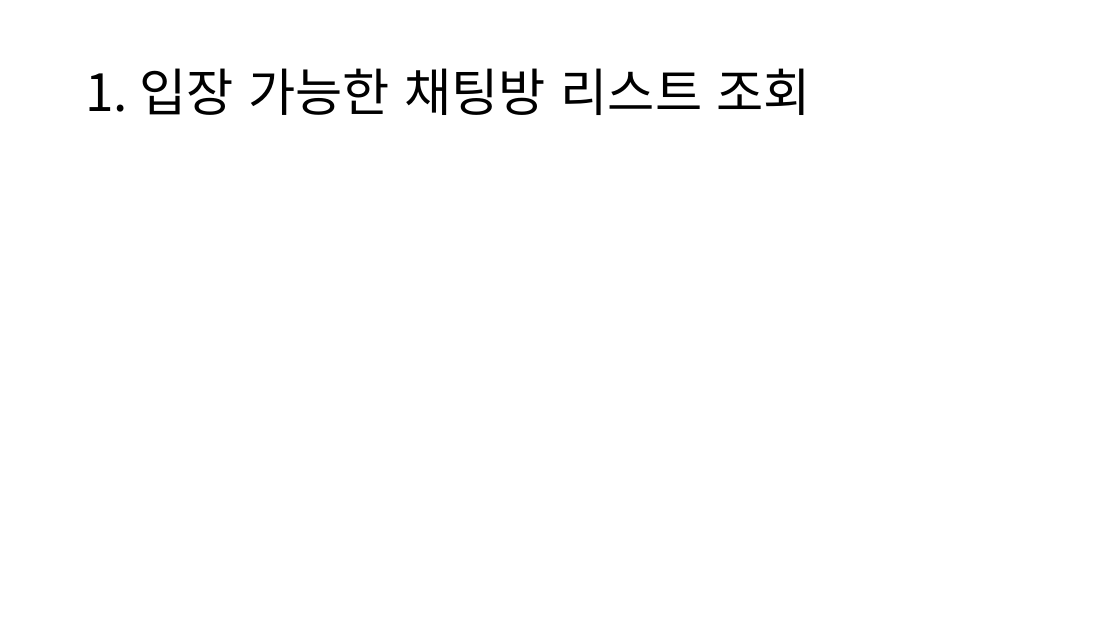
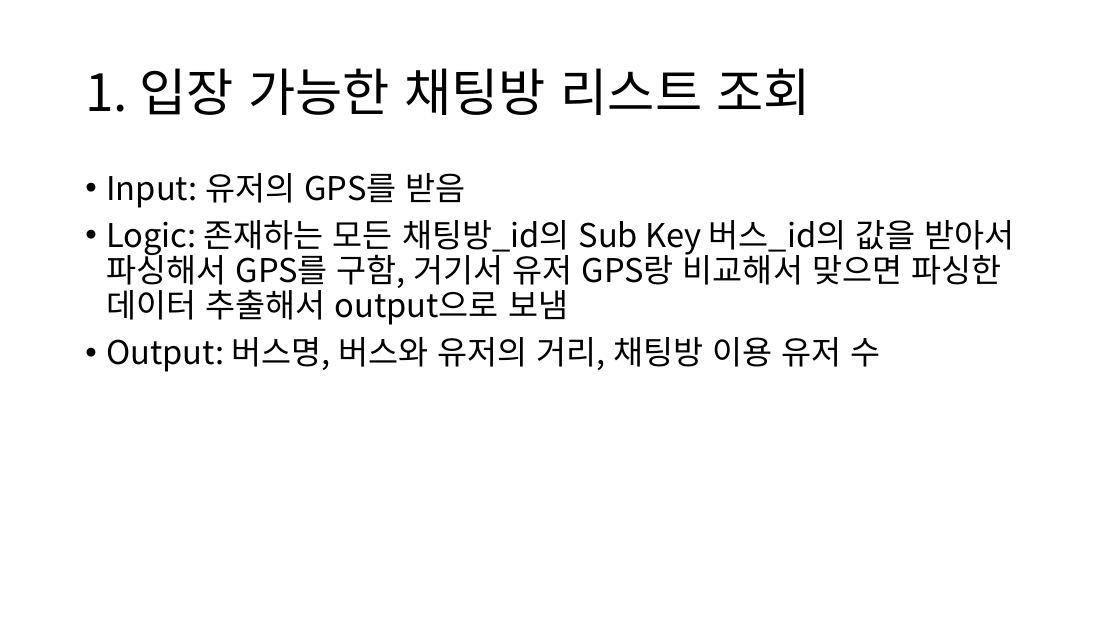
Before and after one commit to shy625/nangman-bus, a slide deck: slide 10 of hwi/PPT/Redis 자료구조.pptx (slide 12 before the commit). Drawn at 1120x630 pixels with LibreOffice and Linux fonts; fonts in the diff are those of the drawing. Boxes give left, top, right and bottom in pixels: in the first picture for what was removed or moved away, otherwise in the second. Text is boxed around its words. In the diff, an @@ line names an element or a change of style, - is before the commit and + after.

```diff
--- a/hwi/PPT/Redis 자료구조.pptx
+++ b/hwi/PPT/Redis 자료구조.pptx
@@ text added at [106,173,1014,372], 28 pt, text #000000 @@
+• Input: 유저의 GPS를 받음
+• Logic: 존재하는 모든 채팅방_id의 Sub Key 버스_id의 값을 받아서 파싱해서 GPS를 구함, 거기서 유저 GPS랑 비교해서 맞으면 파싱한 데이터 추출해서 output으로 보냄
+• Output: 버스명, 버스와 유저의 거리, 채팅방 이용 유저 수
```
Also in this commit, not shown: 2 other slides changed, 5 slides added.
